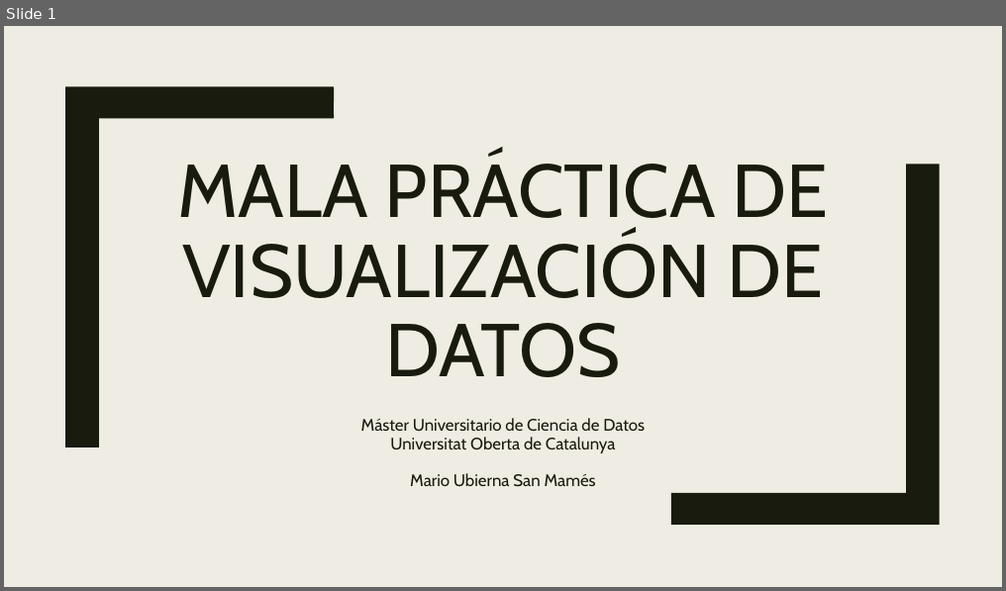
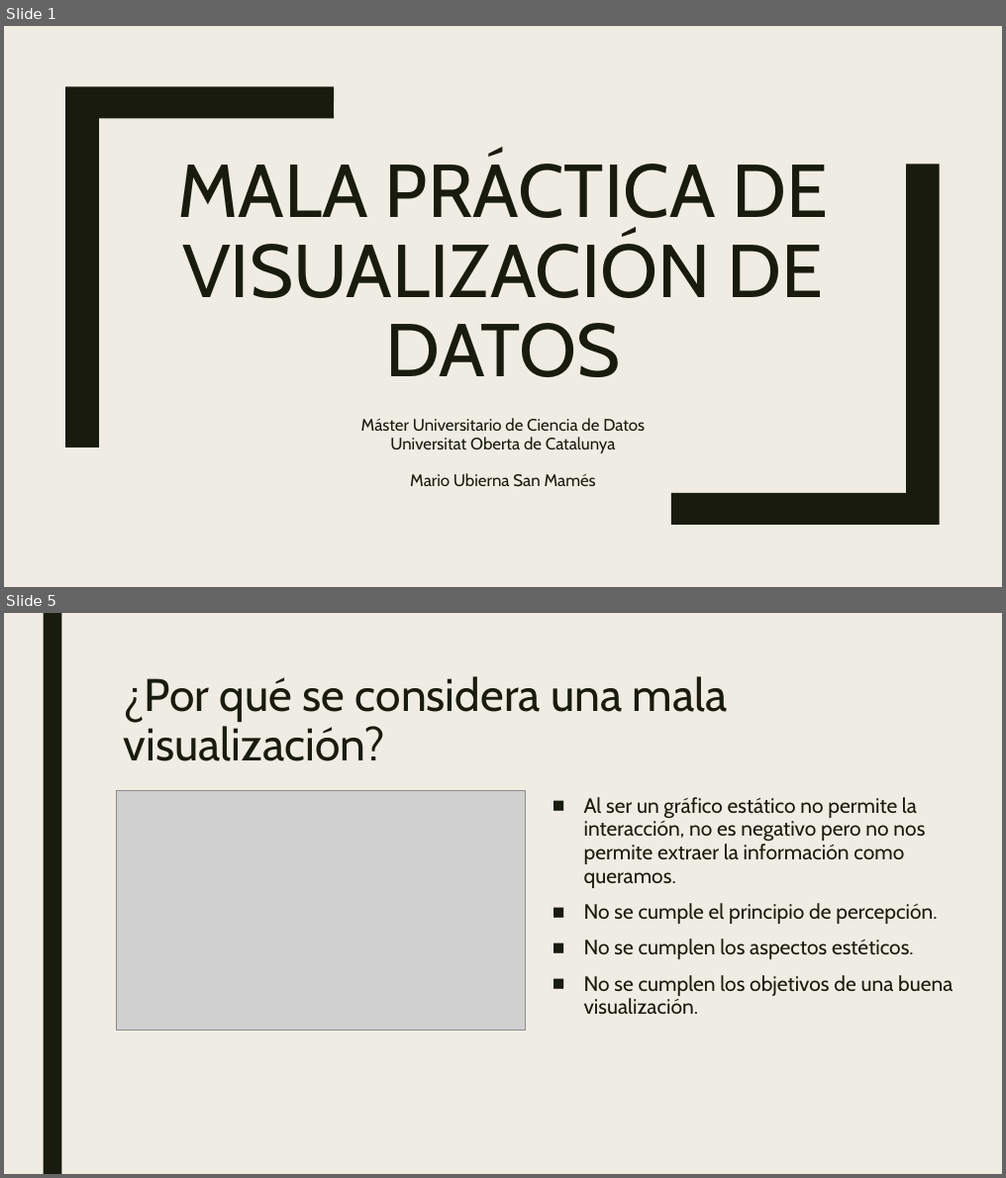
Before and after one commit to mariousm/Data-Science-Master, a slide deck: 2021-22/PrimerSemestre/Visualizacion/MalaPractica.pptx. Shown one above the other, each under a label of ours: slide 1 before the commit, slides 1 and 5 after it; the slides between them are not shown. The pictures are 1006x591 and 1006x1178 pixels, drawn with LibreOffice and Linux fonts; fonts in the diff are those of the drawing; grey boxes stand for pictures. Boxes give left, top, right and bottom in pixels: in the first picture for what was removed or moved away, otherwise in the second. Text is boxed around its words. In the diff, an @@ line names an element or a change of style, - is before the commit and + after.

```diff
--- a/2021-22/PrimerSemestre/Visualizacion/MalaPractica.pptx
+++ b/2021-22/PrimerSemestre/Visualizacion/MalaPractica.pptx
@@ slide 5 added at (4,613,1002,1174), background #EFEDE3 @@
@@ rectangle added at (43,613,61,1174), fill #191B0E @@
@@ title added at (124,676,728,761), 44 pt, text #191B0E @@
+¿Por qué se considera una mala visualización?
@@ picture added at (116,791,525,1031) @@
@@ text added at (584,797,952,1014), 20 pt, text #191B0E @@
+■ Al ser un gráfico estático no permite la interacción, no es negativo pero no nos permite extraer la información como queramos.
+■ No se cumple el principio de percepción.
+■ No se cumplen los aspectos estéticos.
+■ No se cumplen los objetivos de una buena visualización.
```
Also in this commit, not shown: 9 other slides added, 1 other file.
